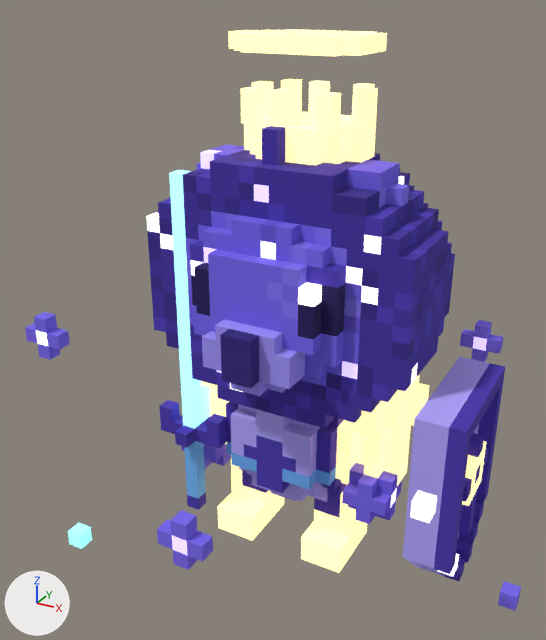
The glTF model menagerie/models/glb/knight_lion_4star.glb as it was, and as the next commit left it.
The view is the same before and after, from a 50 mm lens placed at (1.04, -2.07, 1.87), pointed at (-0.07, -0.05, 0.86). The lights are fixed; the arrows at lower left show +X, +Y and +Z. The first picture is the older version. Vertices at exactly the same position are counted once.

The scene before the commit, as lines of its bpy script (objects in view):
```python
me_knight_lion = bpy.data.meshes.new('knight_lion')
me_knight_lion.from_pydata(...)  # 2059 vertices, 3666 faces; spans x -0.85..0.85, y -0.75..0.75, z 0.0..1.75
# faces by material slot: [2550, 16, 18, 46, 920, 116]
me_knight_lion.materials.append(mat_voxel)
me_knight_lion.materials.append(mat_glow_8ff7ff)
me_knight_lion.materials.append(mat_glow_9ff0ff)
me_knight_lion.materials.append(mat_glow_c9b8ff)
me_knight_lion.materials.append(mat_glow_ffe9a8)
me_knight_lion.materials.append(mat_glow_ffffff)
ob_knight_lion = bpy.data.objects.new('knight_lion', me_knight_lion)
ob_knight_lion.location = (0.0, 0.0, 0.0)
```
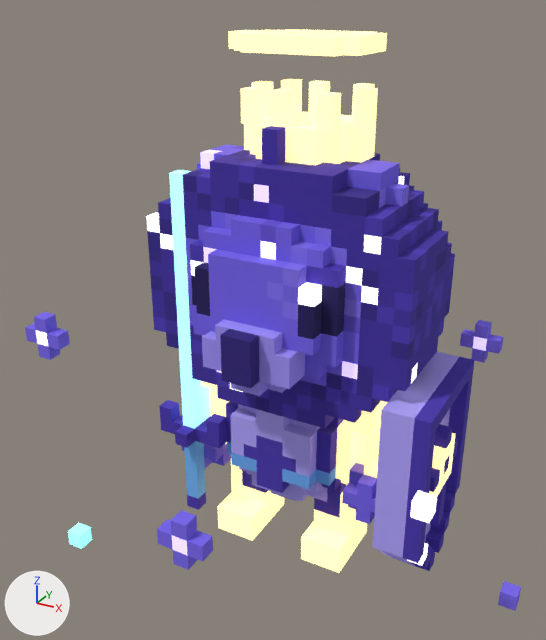
Changed parts and their boxes (x1, y1, x2, y2) in the pictures (546 x 640 px; the box of a moved part takes in the faces that stretch with it):
```json
{"part": 1, "of": "me_knight_lion", "change": "moved or reshaped", "before": [403, 357, 505, 581], "after": [372, 352, 475, 571]}
```

Edits to the scene script, one JSON object a line:
```json
{"block": "me_knight_lion", "where": "me_knight_lion.from_pydata(...)  # 2059 vertices, 3666 faces; spans x -0.85..0.85, y -0.75..0.75, z 0.0..1.75"}
{"block": "me_knight_lion", "where": "# used by ob_knight_lion; location = (0.0, 0.0, 0.0)"}
{"block": "me_knight_lion", "change": "me_knight_lion part 1: the loose piece of 120 vertices spanning x 0.5..0.65, y -0.25..0.2, z 0.1..0.75 is moved by (-0.1, 0.0, 0.0)"}
```
